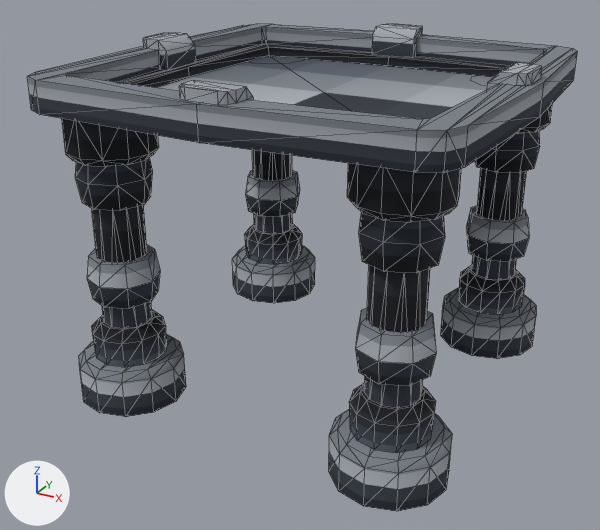
What one commit did to the glTF model web/public/assets/3d/models/services_dais.glb.
Before and after are seen from a 50 mm lens placed at (3.71, -7.22, 4.72), pointed at (-0.1, -0.28, 1.25). Every picture has the same lights, and +X, +Y and +Z are marked at lower left. The first picture is the older version. Mesh edges are drawn as thin lines.

In view in the first picture: 'template-floor-layer-raised'.
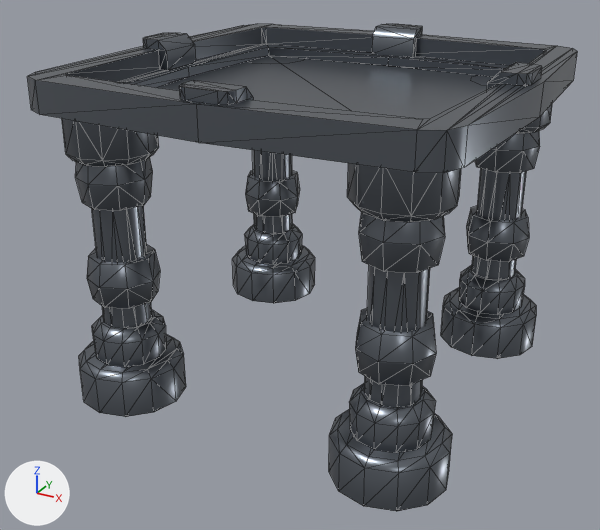
Where the change shows, as pixel boxes (x1, y1, x2, y2) in the pictures (600 x 530 px):
'template-floor-layer-raised', surface changed: (27, 24, 577, 511) in both

The change, as a list of edits to the scene's bpy script:
```text
Change mat_colormap:
    where n0 = _N.new('ShaderNodeBsdfPrincipled'); n0.name = 'Principled BSDF'
    add n0.inputs[0].default_value = (0.165, 0.184, 0.212, 1.0)  # 'Base Color', grey #71777f
    add n0.inputs[1].default_value = 0.85  # 'Metallic'
    n0.inputs[2].default_value: 1.0 -> 0.32  # 'Roughness'
    remove n2 = _N.new('ShaderNodeTexImage'); n2.name = 'Image Texture'
    remove n2.image = img_colormap
    remove n3 = _N.new('ShaderNodeMapping'); n3.name = 'Mapping'
    remove n4 = _N.new('ShaderNodeUVMap'); n4.name = 'UV Map'
    remove n4.uv_map = 'UVMap'
    remove _L.new(n2.outputs[0], n0.inputs[0])  # 'Color' to 'Base Color'
    remove _L.new(n3.outputs[0], n2.inputs[0])  # 'Vector' to 'Vector'
    remove _L.new(n4.outputs[0], n3.inputs[0])  # 'UV' to 'Vector'
```
